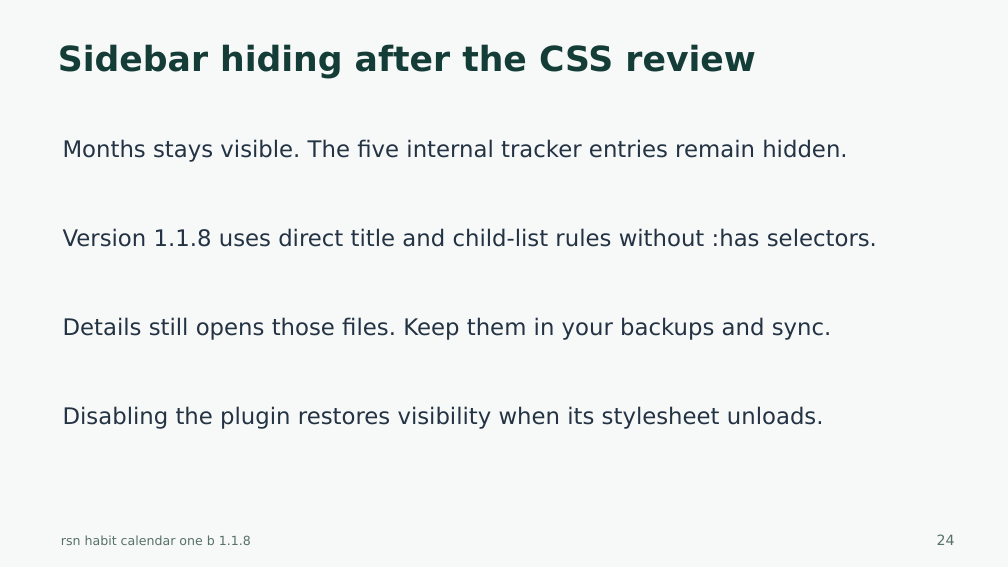
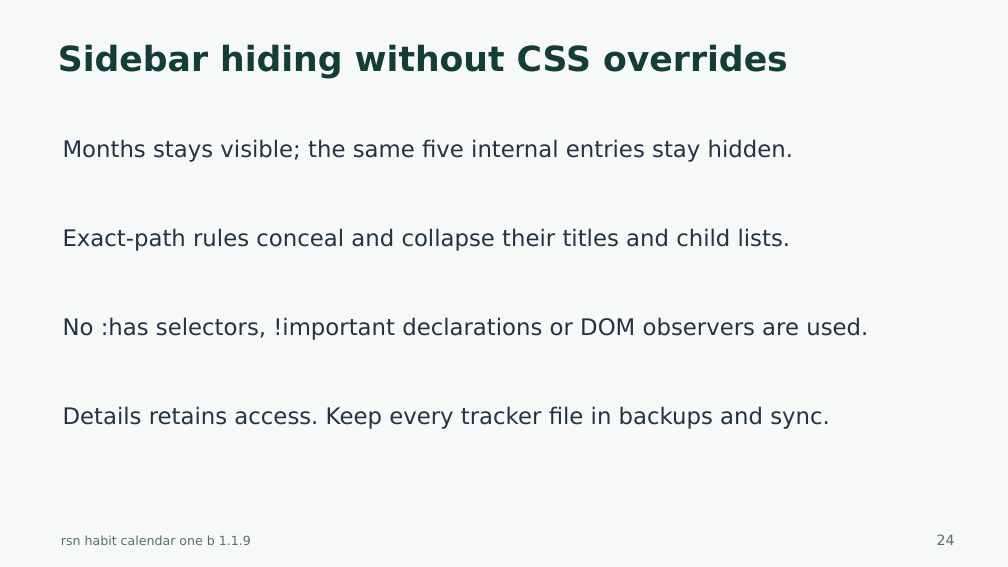
Before and after one commit to harharhari/rsn-habit-tracker-obsidian-plugin, a slide deck: slide 24 of docs/rsn-habit-calendar-one-b-tutorial.pptx. Drawn at 1008x567 pixels with LibreOffice and Linux fonts; fonts in the diff are those of the drawing. Boxes give left, top, right and bottom in pixels: in the first picture for what was removed or moved away, otherwise in the second. Text is boxed around its words. In the diff, an @@ line names an element or a change of style, - is before the commit and + after.

Commit message:
1. Handling of CSS Lint warning 2. Habit Tracker Obsidian version 1.1.9 3. as on 2026-10-27

```diff
--- a/docs/rsn-habit-calendar-one-b-tutorial.pptx
+++ b/docs/rsn-habit-calendar-one-b-tutorial.pptx
@@ text at (58,44,788,78): text changed @@
-Sidebar hiding after the CSS review
+Sidebar hiding without CSS overrides
@@ text at (63,139,793,162): text changed @@
-Months stays visible. The five internal tracker entries remain hidden.
+Months stays visible; the same five internal entries stay hidden.
@@ text at (63,228,791,251): text changed @@
-Version 1.1.8 uses direct title and child-list rules without :has selectors.
+Exact-path rules conceal and collapse their titles and child lists.
@@ text at (63,317,868,340): text changed @@
-Details still opens those files. Keep them in your backups and sync.
+No :has selectors, !important declarations or DOM observers are used.
@@ text at (63,406,830,429): text changed @@
-Disabling the plugin restores visibility when its stylesheet unloads.
+Details retains access. Keep every tracker file in backups and sync.
```
Also in this commit, not shown: 44 other slides changed, 34 other files.
